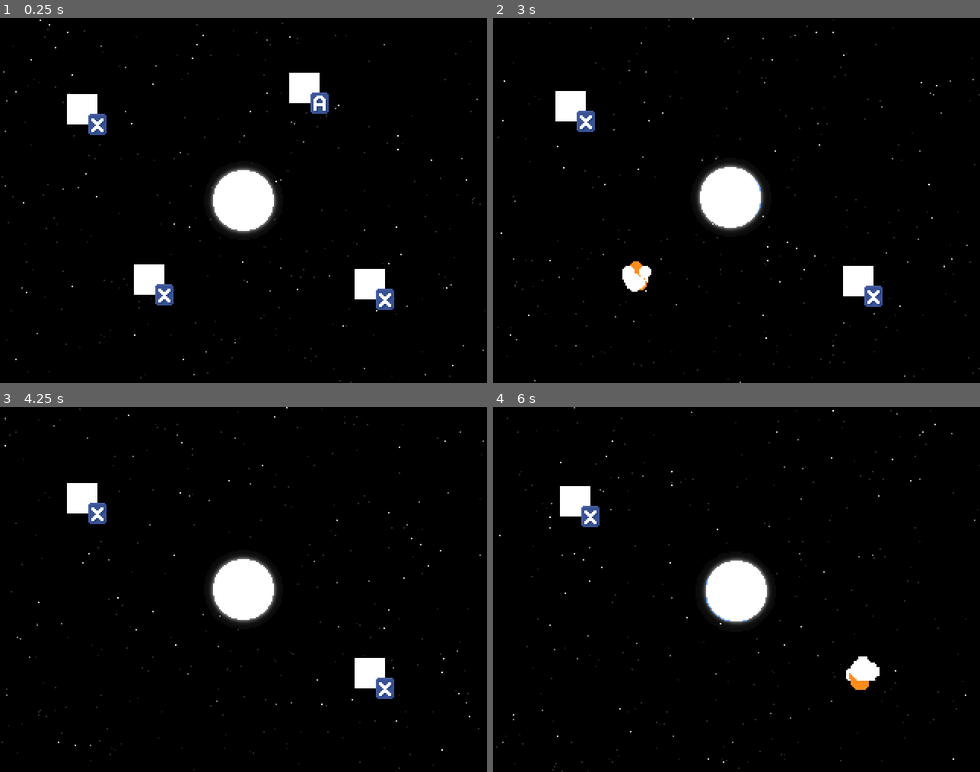
Above: before the commit, frames 1-4 (two rows, left to right).
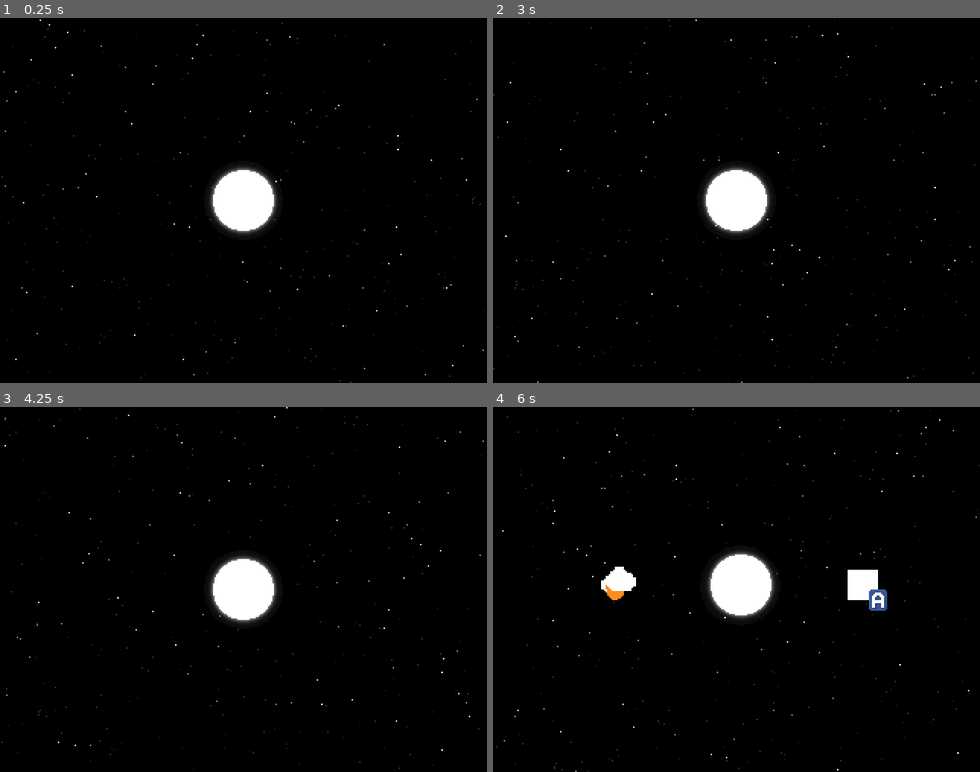
Above: after the commit, the same moments.

Repository: lethiandev/neutron-star
Game: Godot game, scene res://stages/gameplay/gameplay.tscn
Two runs of this game, one before a commit and one after it. Both use one fixed random seed, a clock stepped at 60 frames per second and the inputs below.
Inputs:
- Up to frame 1 (0.25 s): no input
- Up to frame 2 (3 s): tap one key every 0.75 s from 0.6 s: A (action_a) B (action_b) P (action_p) X (action_x)
- Up to frame 3 (4.25 s): tap A (action_a) at 3.6 s
- Up to frame 4 (6 s): tap B (action_b) at 4.35 s; tap P (action_p) at 5.1 s; tap X (action_x) at 5.85 s

The runs differ from the first frame. In frame 1, 2.7% of the frame differs, in the area x 13-81%, y 15-80%; in frame 2, 2.9%; in frame 3, 1.4%; in frame 4, 3.5%, in the area x 1-100%, y 0-100%.

Commit message:
Add enemy spawner for the gameplay stage

Diff:
--- a/src/stages/gameplay/gameplay.tscn
+++ b/src/stages/gameplay/gameplay.tscn
@@ -3,10 +3,10 @@
 [ext_resource path="res://background/background.tscn" type="PackedScene" id=1]
 [ext_resource path="res://stages/gameplay/gameplay.gd" type="Script" id=2]
 [ext_resource path="res://stages/gameplay/artemis.ogg" type="AudioStream" id=3]
-[ext_resource path="res://units/unit_base/unit_base.tscn" type="PackedScene" id=4]
 [ext_resource path="res://neutron_star/neutron_star.tscn" type="PackedScene" id=5]
 [ext_resource path="res://stages/effects/shake_effect.gd" type="Script" id=6]
 [ext_resource path="res://stages/gameplay/camera.gd" type="Script" id=7]
+[ext_resource path="res://stages/gameplay/units_spawner.gd" type="Script" id=8]
 
 [node name="GameplayStage" type="Node"]
 script = ExtResource( 2 )
@@ -31,14 +31,5 @@
 
 [node name="NeutronStar" parent="World" instance=ExtResource( 5 )]
 
-[node name="UnitBase" parent="World" instance=ExtResource( 4 )]
-position = Vector2( -105.757, -59.6645 )
-
-[node name="UnitBase2" parent="World" instance=ExtResource( 4 )]
-position = Vector2( 39.6022, -73.6953 )
-
-[node name="UnitBase3" parent="World" instance=ExtResource( 4 )]
-position = Vector2( 83.3783, 54.8265 )
-
-[node name="UnitBase4" parent="World" instance=ExtResource( 4 )]
-position = Vector2( -61.9807, 52.0205 )
+[node name="UnitsSpawner" type="Node" parent="World"]
+script = ExtResource( 8 )
--- /dev/null
+++ b/src/stages/gameplay/units_spawner.gd
@@ -0,0 +1,26 @@
+extends Node
+
+const UnitBaseScene = preload("res://units/unit_base/unit_base.tscn")
+
+func _ready() -> void:
+	yield(get_tree().create_timer(5.0), "timeout")
+	_spawn_enemies()
+
+func _spawn_enemies() -> void:
+	_spawn_unit(UnitBaseScene, Vector2(-80.0, 0.0))
+	_spawn_unit(UnitBaseScene, Vector2(80.0, 0.0))
+	yield(get_tree().create_timer(4.0), "timeout")
+	_spawn_unit(UnitBaseScene, Vector2(-60.0, -20.0))
+	_spawn_unit(UnitBaseScene, Vector2(60.0, -20.0))
+	yield(get_tree().create_timer(4.0), "timeout")
+	_spawn_unit(UnitBaseScene, Vector2(-60.0, 20.0))
+	_spawn_unit(UnitBaseScene, Vector2(60.0, 20.0))
+
+func _spawn_unit(p_type: PackedScene, p_from: Vector2) -> void:
+	var unit_node = _instance_unit(p_type)
+	unit_node.transform.origin = p_from
+
+func _instance_unit(p_type: PackedScene) -> Node2D:
+	var unit_node = p_type.instance()
+	get_parent().add_child(unit_node)
+	return unit_node
